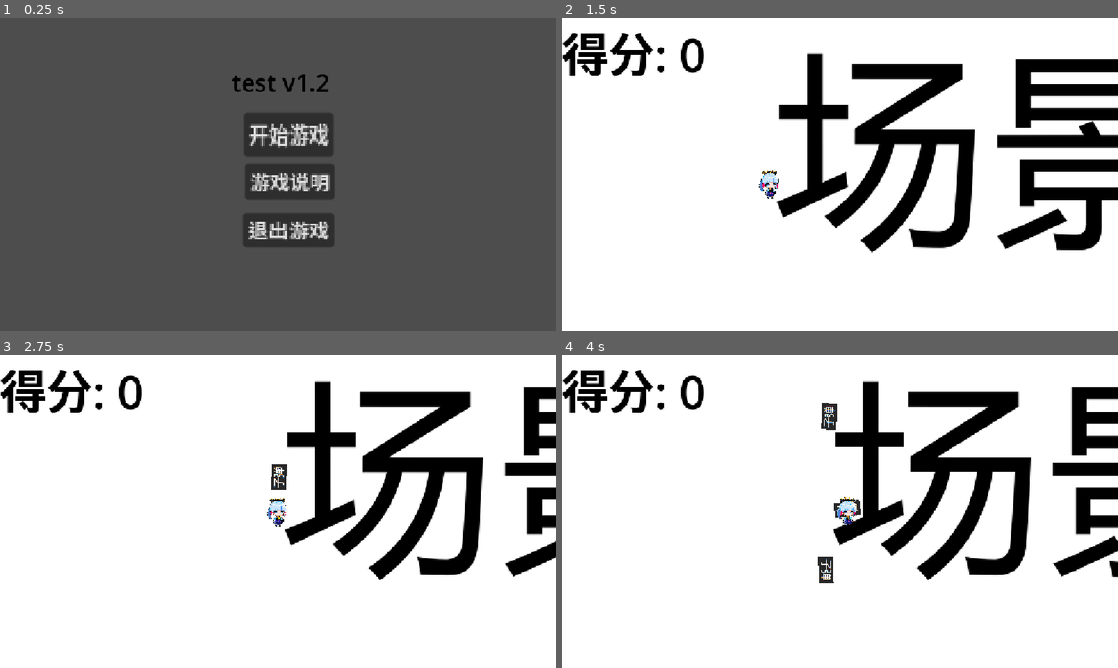
Above: before the commit, frames 1-4 (two rows, left to right).
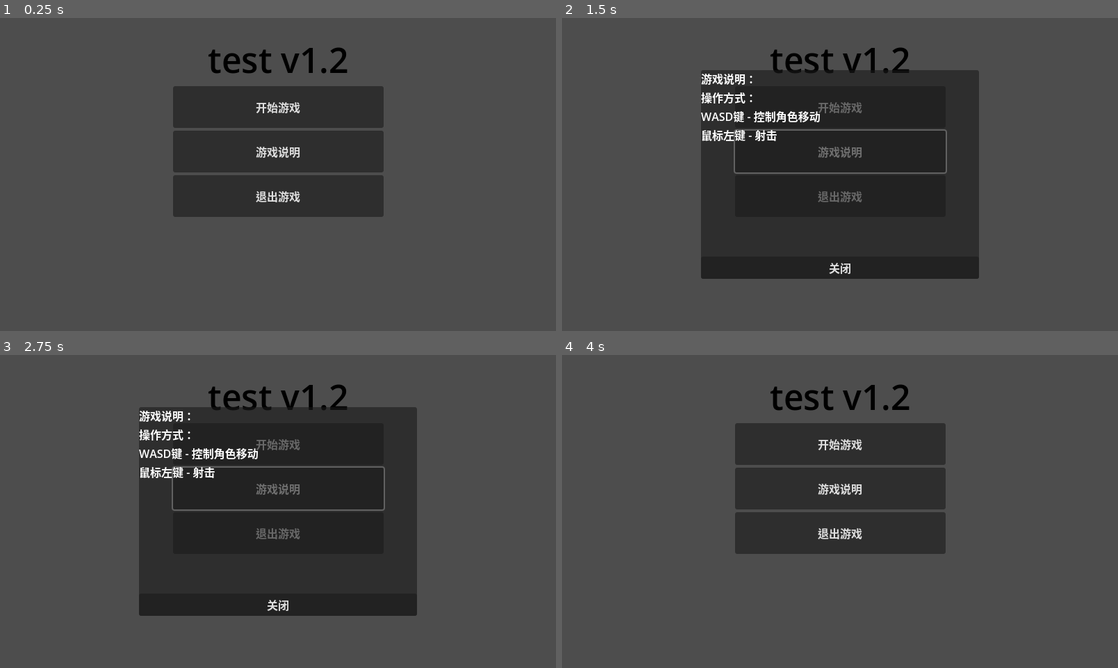
Above: after the commit, the same moments.

Repository: kuchaomc/genshin_tower
Game: Godot game, scene res://scenes/主界面.tscn
Two runs of this game, one before a commit and one after it. Both use one fixed random seed, a clock stepped at 60 frames per second and the inputs below.
Inputs (mouse positions are in pixels of both pictures, inside the frame that each line leads up to):
- Up to frame 1 (0.25 s): no input
- Up to frame 2 (1.5 s): click "游戏说明" at 0.5 s; click "开始游戏" at 1.25 s
- Up to frame 3 (2.75 s): click (278, 442) at 2 s, where only the run after the commit has a clickable "开始游戏"
- Up to frame 4 (4 s): click (840, 605) at 2.75 s, where only the run after the commit has a clickable "关闭"; tap Enter at 3.5 s; move the mouse to (962, 495) at 3.52 s; hold D (right) from 3.53 s (still down); click (962, 495) at 3.6 s

The runs differ from the first frame. In frame 1, 15% of the frame differs, in the area x 31-69%, y 9-74%; in frame 2, 99%; in frame 3, 99%; in frame 4, 100%, in the area x 0-100%, y 0-100%.

Commit message:
锁定dpi适配

Diff:
--- a/project.godot
+++ b/project.godot
@@ -8,6 +8,10 @@
 
 config_version=5
 
+[accessibility]
+
+general/accessibility_support=2
+
 [application]
 
 config/name="genshin"
@@ -17,7 +21,10 @@
 
 [display]
 
-window/stretch/mode="canvas_items"
+window/size/viewport_width=1920
+window/size/viewport_height=1080
+window/size/resizable=false
+window/stretch/mode="2d"
 
 [dotnet]
 
--- a/scenes/主界面.tscn
+++ b/scenes/主界面.tscn
@@ -9,44 +9,58 @@
 
 [node name="CanvasLayer" type="CanvasLayer" parent="."]
 
-[node name="Label" type="Label" parent="CanvasLayer"]
-offset_left = 480.0
-offset_top = 99.0
-offset_right = 683.0
-offset_bottom = 168.0
+[node name="VBoxContainer" type="VBoxContainer" parent="CanvasLayer"]
+layout_mode = 1
+anchors_preset = 8
+anchor_left = 0.5
+anchor_top = 0.5
+anchor_right = 0.5
+anchor_bottom = 0.5
+offset_left = -151.5
+offset_top = -200.0
+offset_right = 151.5
+offset_bottom = 200.0
+grow_horizontal = 2
+grow_vertical = 2
+
+[node name="Label" type="Label" parent="CanvasLayer/VBoxContainer"]
+layout_mode = 2
 theme_override_colors/font_color = Color(0, 0, 0, 1)
 theme_override_font_sizes/font_size = 50
 text = "test v1.2"
+horizontal_alignment = 1
 
-[node name="Button" type="Button" parent="CanvasLayer"]
-offset_left = 505.00006
-offset_top = 196.0
-offset_right = 577.00006
-offset_bottom = 227.0
+[node name="Button" type="Button" parent="CanvasLayer/VBoxContainer"]
+layout_mode = 2
+custom_minimum_size = Vector2(150, 60)
 scale = Vector2(2.580492, 2.8543859)
 text = "开始游戏"
 
-[node name="Button2" type="Button" parent="CanvasLayer"]
-offset_left = 507.0
-offset_top = 302.00003
-offset_right = 579.0
-offset_bottom = 333.00003
+[node name="Button2" type="Button" parent="CanvasLayer/VBoxContainer"]
+layout_mode = 2
+custom_minimum_size = Vector2(150, 60)
 scale = Vector2(2.5840127, 2.3165236)
 text = "游戏说明"
 
-[node name="Button3" type="Button" parent="CanvasLayer"]
-offset_left = 503.00003
-offset_top = 404.00003
-offset_right = 575.0
-offset_bottom = 435.00003
+[node name="Button3" type="Button" parent="CanvasLayer/VBoxContainer"]
+layout_mode = 2
+custom_minimum_size = Vector2(150, 60)
 scale = Vector2(2.6329544, 2.203075)
 text = "退出游戏"
 
 [node name="Panel" type="Panel" parent="CanvasLayer"]
-offset_left = 391.0
-offset_top = 258.0
-offset_right = 391.0
-offset_bottom = 258.0
+layout_mode = 1
+anchors_preset = 8
+anchor_left = 0.5
+anchor_top = 0.5
+anchor_right = 0.5
+anchor_bottom = 0.5
+offset_left = -200.0
+offset_top = -150.0
+offset_right = 200.0
+offset_bottom = 150.0
+grow_horizontal = 2
+grow_vertical = 2
 
 [node name="Label" type="Label" parent="CanvasLayer/Panel"]
 layout_mode = 1
--- a/scenes/敌人.tscn
+++ b/scenes/敌人.tscn
@@ -80,6 +80,8 @@
 shape = SubResource("CircleShape2D_hi84n")
 
 [node name="HPBar" type="Control" parent="."]
+layout_mode = 3
+anchors_preset = 0
 offset_left = -32.0
 offset_top = -28.0
 offset_right = 32.0
@@ -87,23 +89,20 @@
 mouse_filter = 2
 
 [node name="ProgressBar" type="ProgressBar" parent="HPBar"]
-offset_left = 0.0
-offset_top = 0.0
+layout_mode = 0
 offset_right = 64.0
 offset_bottom = 16.0
-max_value = 100.0
 value = 100.0
+fill_mode = 1
 show_percentage = false
-fill_mode = 1
 
 [node name="Label" type="Label" parent="HPBar"]
-offset_left = 0.0
-offset_top = 0.0
+layout_mode = 0
 offset_right = 64.0
 offset_bottom = 16.0
 theme_override_font_sizes/font_size = 12
+text = "100/100"
 horizontal_alignment = 1
 vertical_alignment = 1
-text = "100/100"
 
 [connection signal="body_entered" from="." to="." method="_on_body_entered"]
--- a/scripts/主界面.gd
+++ b/scripts/主界面.gd
@@ -10,9 +10,9 @@
 # 当场景加载完成时调用
 func _ready() -> void:
 	# 连接按钮信号
-	var start_button = $CanvasLayer/Button
-	var help_button = $CanvasLayer/Button2
-	var quit_button = $CanvasLayer/Button3
+	var start_button = $CanvasLayer/VBoxContainer/Button
+	var help_button = $CanvasLayer/VBoxContainer/Button2
+	var quit_button = $CanvasLayer/VBoxContainer/Button3
 
 	if start_button:
 		start_button.pressed.connect(_on_start_button_pressed)
